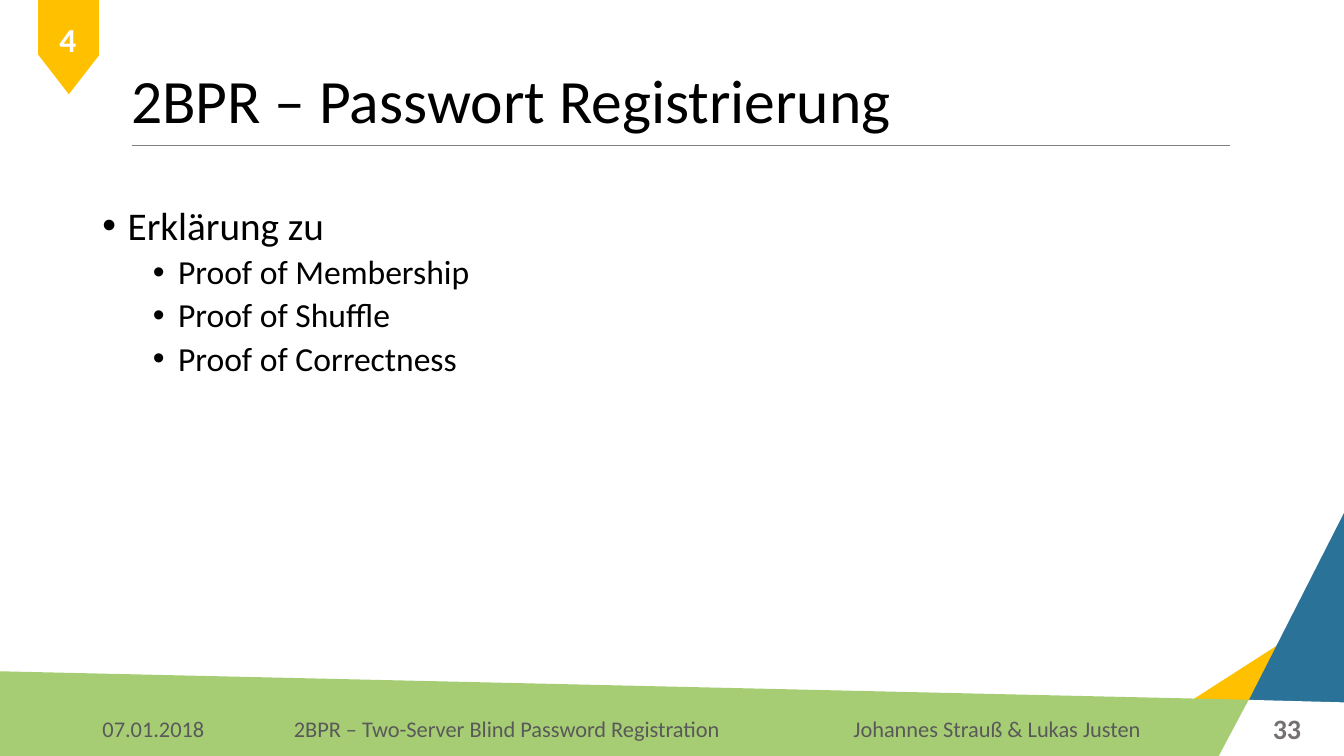
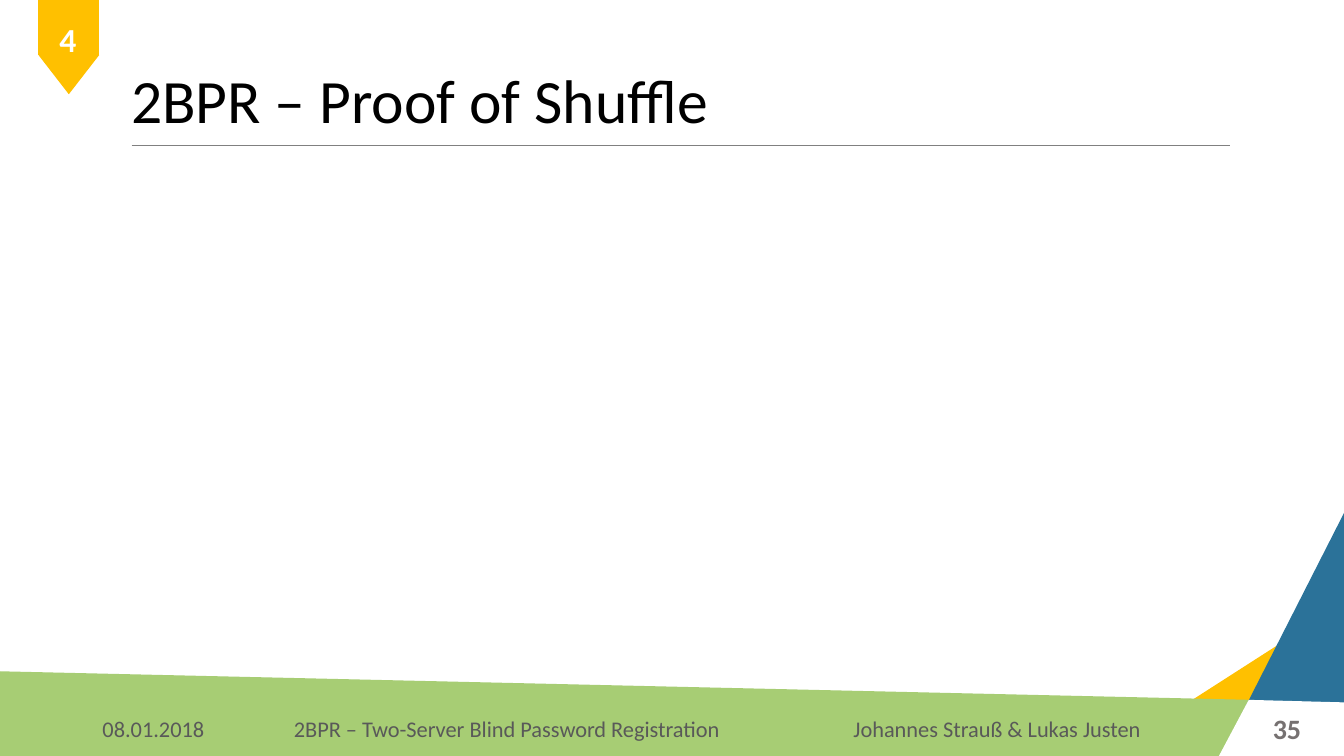
Before and after one commit to Lukas-Justen/IT-Security-2BPR, a slide deck: slide 35 of 2BPR.pptx (slide 33 before the commit). Drawn at 1344x756 pixels with LibreOffice and Linux fonts; fonts in the diff are those of the drawing; background and template pictures are left out. Boxes give left, top, right and bottom in pixels: in the first picture for what was removed or moved away, otherwise in the second. Text is boxed around its words. In the diff, an @@ line names an element or a change of style, - is before the commit and + after.

Commit message:
Ausarbeitung Passwort Registrierung

```diff
--- a/2BPR.pptx
+++ b/2BPR.pptx
@@ title at [131,80,707,124]: text changed @@
-2BPR – Passwort Registrierung
+2BPR – Proof of Shuffle
@@ text removed at [128,212,469,372] @@
-• Erklärung zu
-  • Proof of Membership
-  • Proof of Shuffle
-  • Proof of Correctness
@@ text at [102,722,204,737]: text changed @@
-07.01.2018
+08.01.2018
@@ page number at [1273,720,1301,739]: text changed @@
-33
+35
```
Also in this commit, not shown: 44 other slides changed, 5 slides added.
